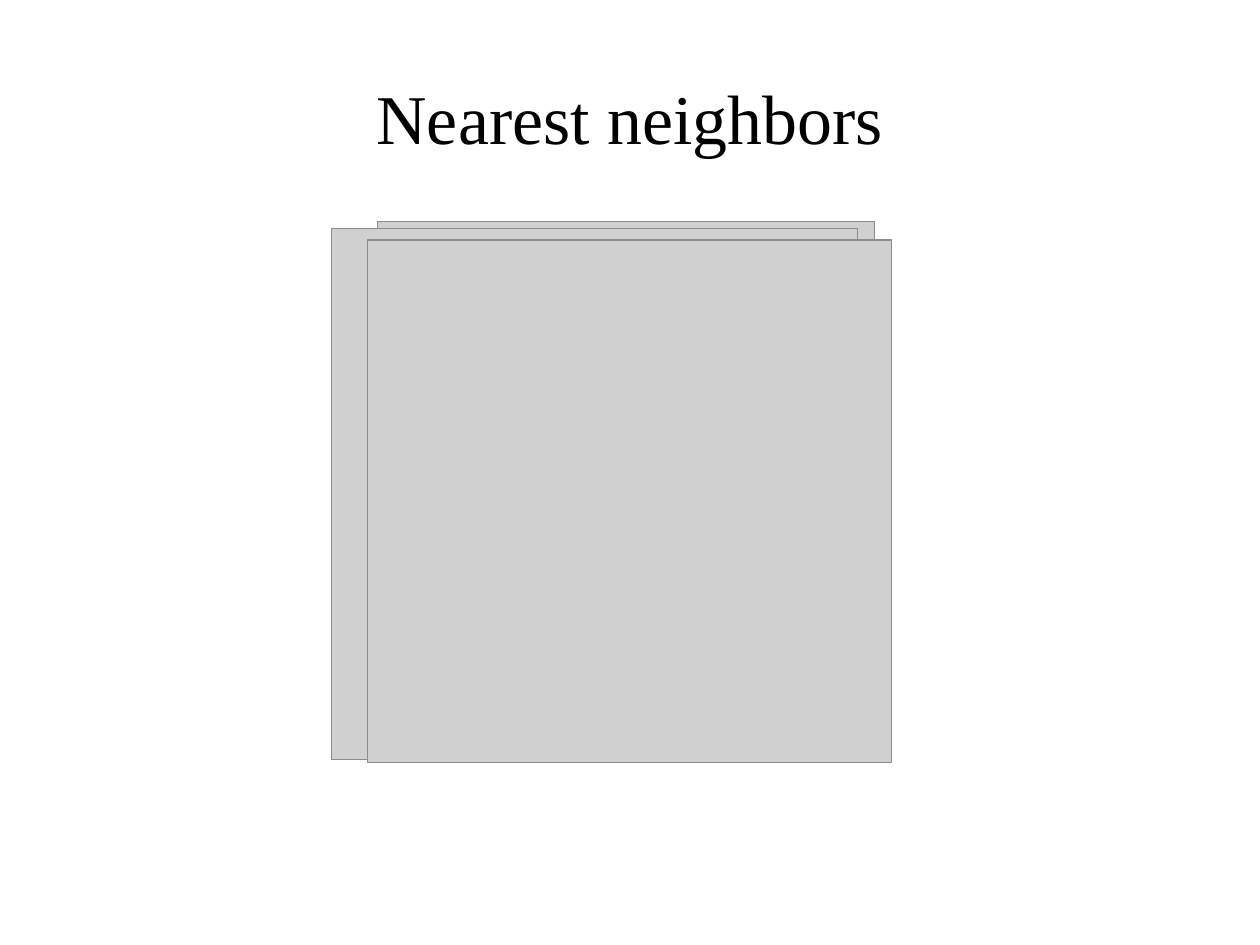
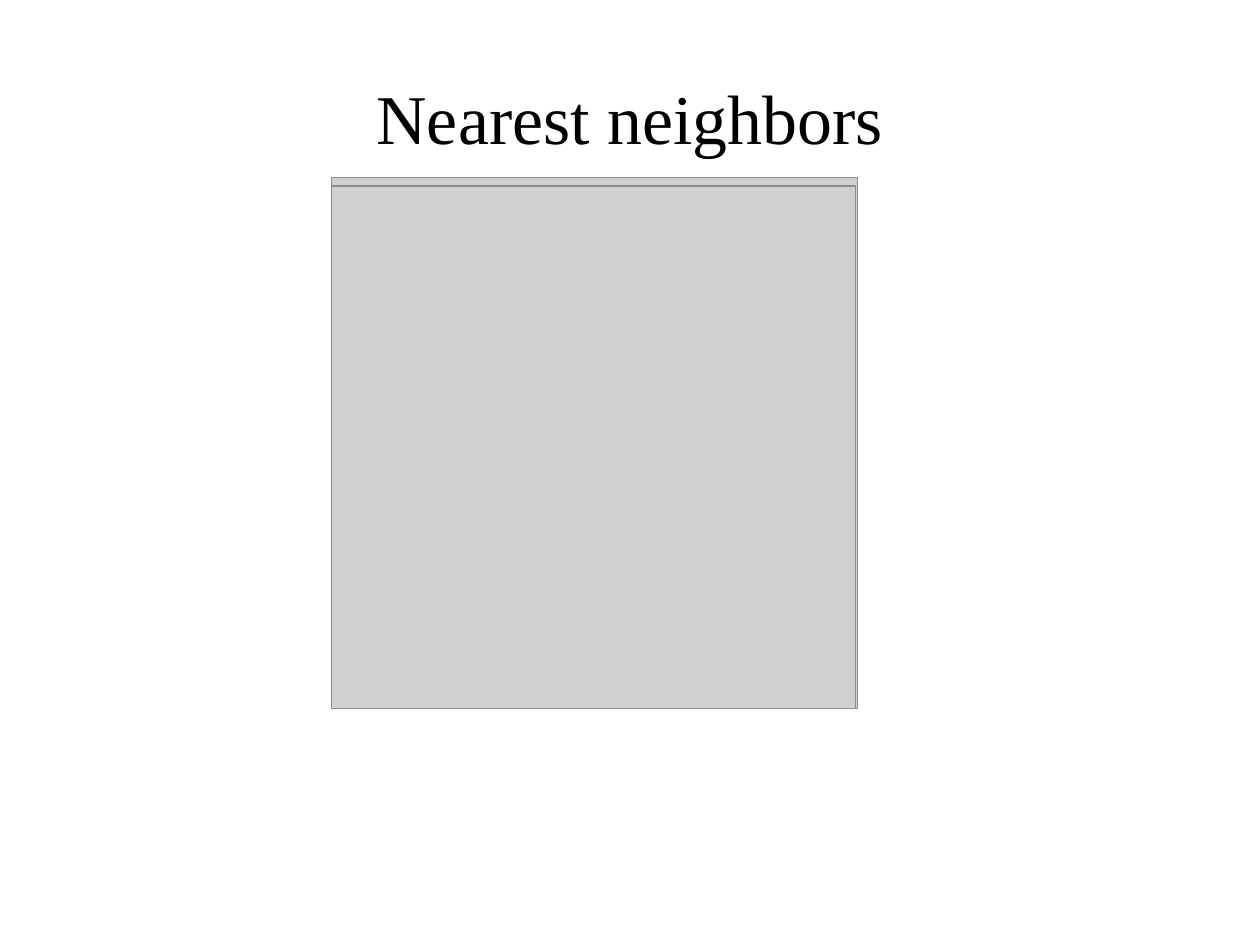
Before and after one commit to amueller/applied_ml_spring_2017, a slide deck: slide 6 of slides/aml-04-013017.odp. Drawn at 1260x945 pixels with LibreOffice and Linux fonts; fonts in the diff are those of the drawing; grey boxes stand for pictures. Boxes give left, top, right and bottom in pixels: in the first picture for what was removed or moved away, otherwise in the second. Text is boxed around its words. In the diff, an @@ line names an element or a change of style, - is before the commit and + after.

```diff
--- a/slides/aml-04-013017.odp
+++ b/slides/aml-04-013017.odp
@@ picture resized from (x1=377, y1=221, x2=875, y2=737) to (x1=332, y1=177, x2=858, y2=709) @@
@@ picture resized from (x1=332, y1=229, x2=858, y2=760) to (x1=332, y1=186, x2=855, y2=709) @@
@@ picture removed at (x1=368, y1=240, x2=892, y2=763) @@
```
Also in this commit, not shown: 4 other slides changed, 1 other file.
